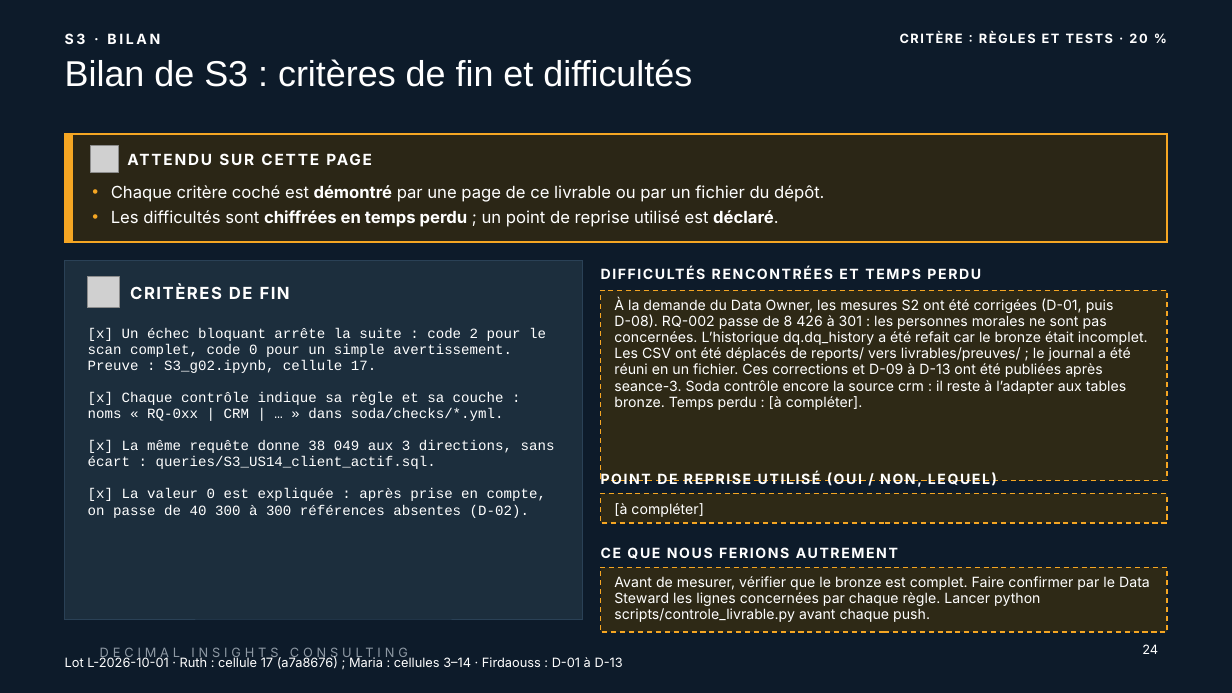
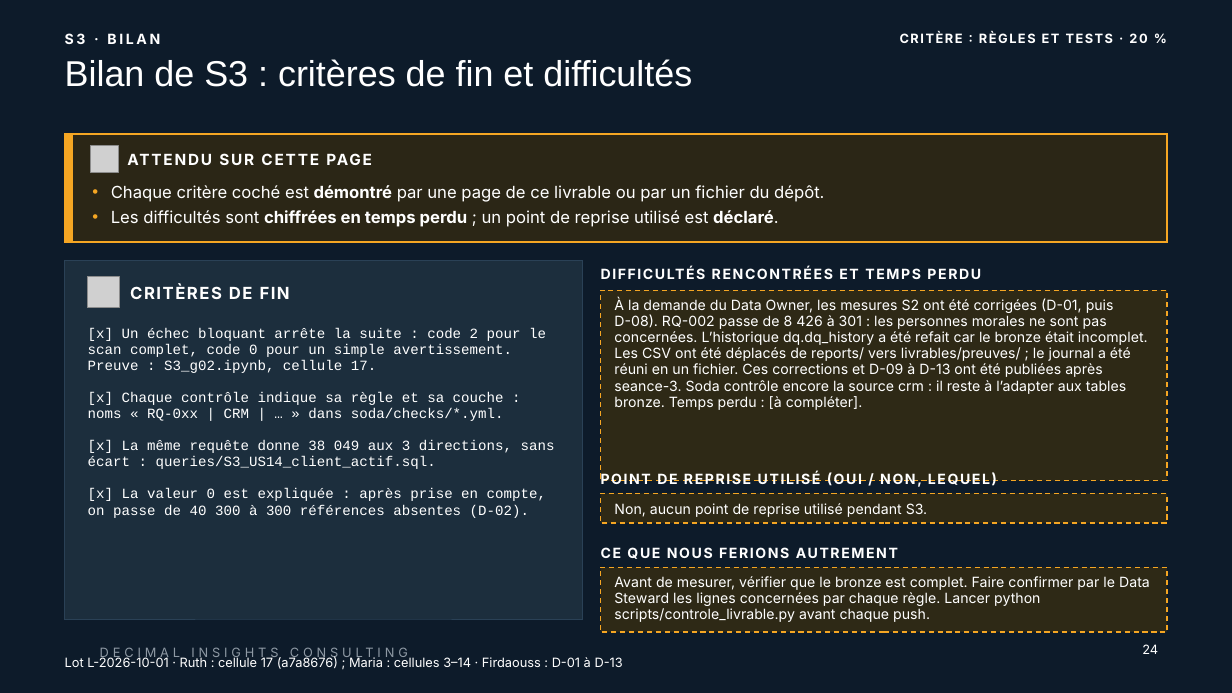
Before and after one commit to ruthabebeneg/td-qualite-g02, a slide deck: slide 24 of livrables/Livrable_Groupe_TD_AssurConnect.pptx. Drawn at 1232x693 pixels with LibreOffice and Linux fonts; fonts in the diff are those of the drawing; grey boxes stand for pictures; background and template pictures are left out. Boxes give left, top, right and bottom in pixels: in the first picture for what was removed or moved away, otherwise in the second. Text is boxed around its words. In the diff, an @@ line names an element or a change of style, - is before the commit and + after.

Commit message:
S3: préciser qu’aucun point de reprise n’a été utilisé

```diff
--- a/livrables/Livrable_Groupe_TD_AssurConnect.pptx
+++ b/livrables/Livrable_Groupe_TD_AssurConnect.pptx
@@ text in rectangle at box(614, 503, 928, 517): text changed @@
-[à compléter]
+Non, aucun point de reprise utilisé pendant S3.
```
